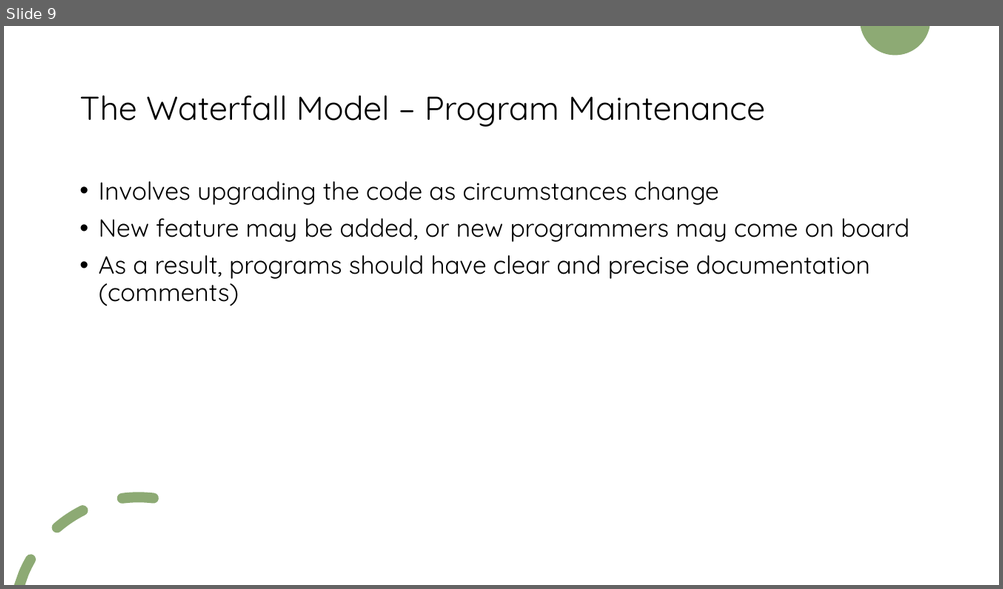
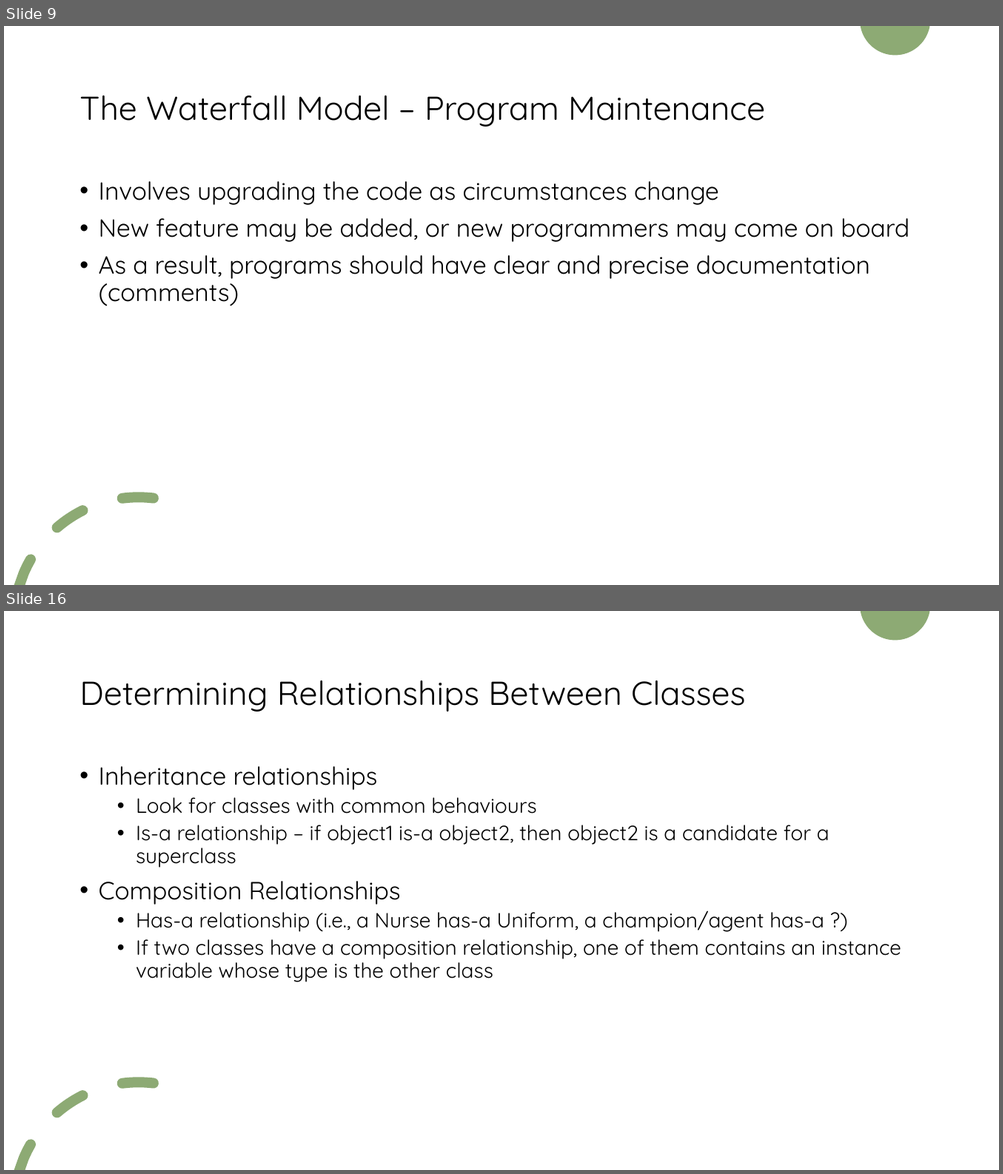
Before and after one commit to KarinaSang/Teaching, a slide deck: AP_Java/ProgramDesign/ProgramDesign.pptx. Shown one above the other, each under a label of ours: slide 9 before the commit, slides 9 and 16 after it; the slides between them are not shown. The pictures are 1003x589 and 1003x1174 pixels, drawn with LibreOffice and Linux fonts; fonts in the diff are those of the drawing. Boxes give left, top, right and bottom in pixels: in the first picture for what was removed or moved away, otherwise in the second. Text is boxed around its words. In the diff, an @@ line names an element or a change of style, - is before the commit and + after.

```diff
--- a/AP_Java/ProgramDesign/ProgramDesign.pptx
+++ b/AP_Java/ProgramDesign/ProgramDesign.pptx
@@ slide 16 added at box(4, 611, 999, 1170), background #FFFFFF; not listed: 2 template elements that a slide beside it also shows @@
@@ title added at box(79, 681, 745, 712), 32 pt, text #000000 @@
+Determining Relationships Between Classes
@@ text added at box(99, 766, 901, 982), 20 pt, text #000000 @@
+• Inheritance relationships
+  • Look for classes with common behaviours
+  • Is-a relationship – if object1 is-a object2, then object2 is a candidate for a superclass
+• Composition Relationships
+  • Has-a relationship (i.e., a Nurse has-a Uniform, a champion/agent has-a ?)
+  • If two classes have a composition relationship, one of them contains an instance variable whose type is the other class
```
Also in this commit, not shown: 1 slide changed, 11 other slides added, 16 slides removed, 11 other files.
